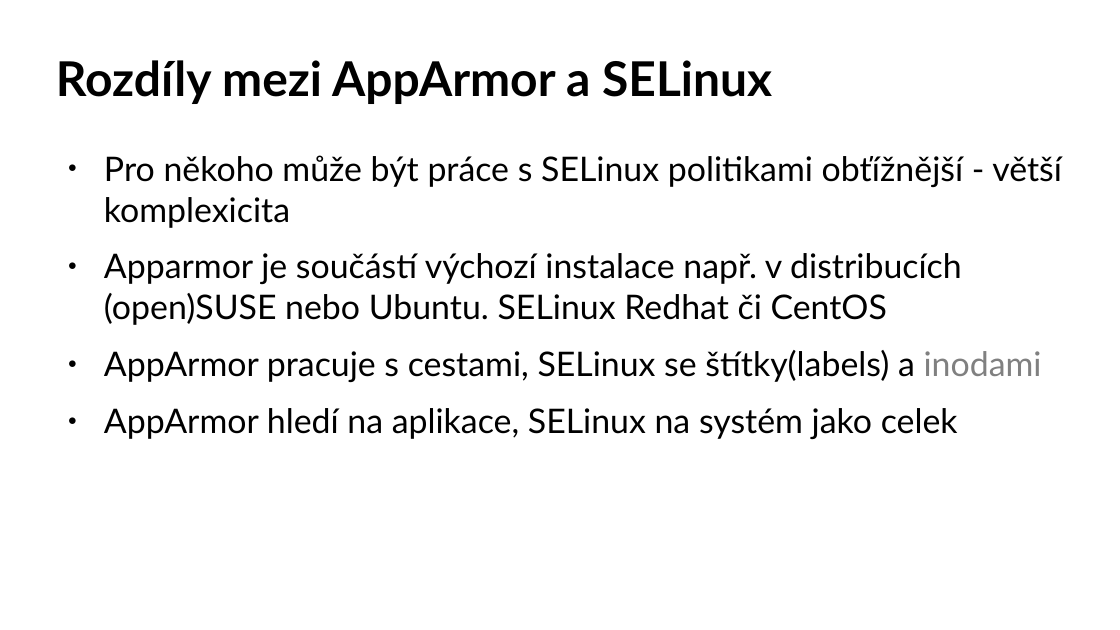
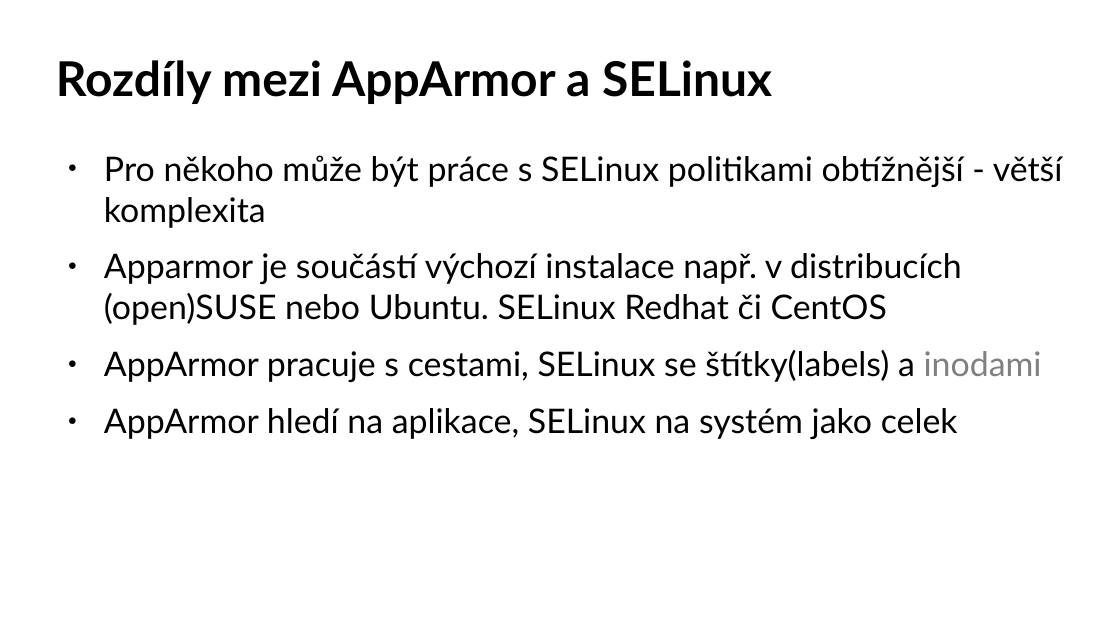
Before and after one commit to djz88/docs, a slide deck: slide 10 of apparmor_installfest2017.odp. Drawn at 1120x630 pixels with LibreOffice and Linux fonts; fonts in the diff are those of the drawing; background and template pictures are left out. Boxes give left, top, right and bottom in pixels: in the first picture for what was removed or moved away, otherwise in the second. Text is boxed around its words. In the diff, an @@ line names an element or a change of style, - is before the commit and + after.

```diff
--- a/apparmor_installfest2017.odp
+++ b/apparmor_installfest2017.odp
@@ text at [104, 155, 1063, 228]: text changed @@
-● Pro někoho může být práce s SELinux politikami obťížnější - větší komplexicita
+● Pro někoho může být práce s SELinux politikami obtížnější - větší komplexita
```
Also in this commit, not shown: 9 other slides changed, 1 other file.
